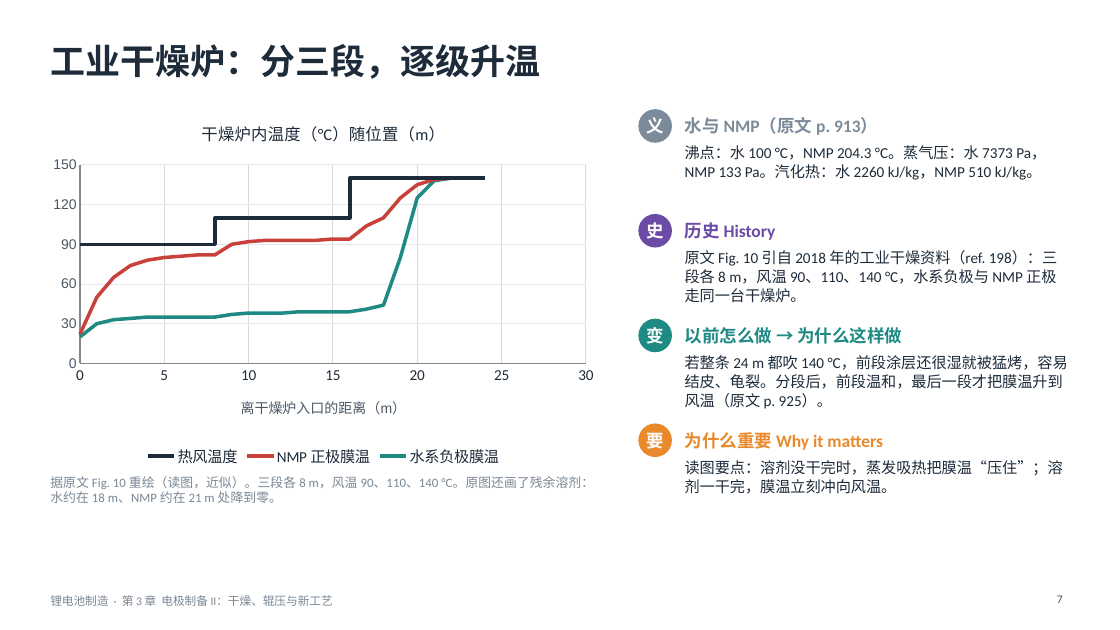
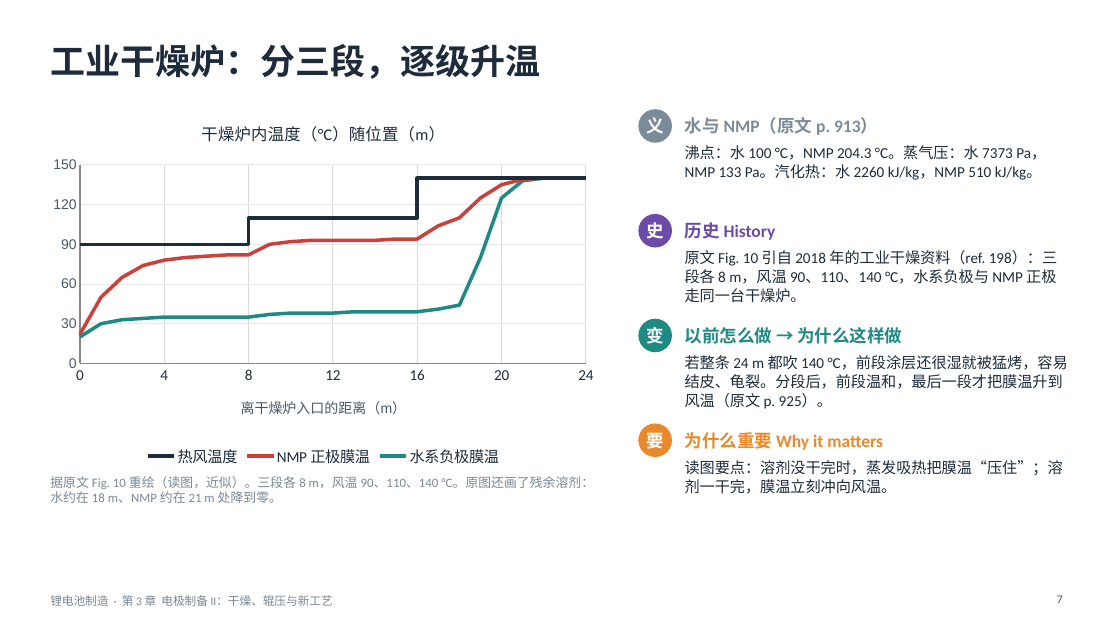
Before and after one commit to zhaoyuw44-lang/Trash, a slide deck: slide 7 of slides/decks/batmfg/batmfg_ch3.pptx. Drawn at 1120x630 pixels with LibreOffice and Linux fonts; fonts in the diff are those of the drawing. Boxes give left, top, right and bottom in pixels: in the first picture for what was removed or moved away, otherwise in the second. Text is boxed around its words. In the diff, an @@ line names an element or a change of style, - is before the commit and + after.

```diff
--- a/slides/decks/batmfg/batmfg_ch3.pptx
+++ b/slides/decks/batmfg/batmfg_ch3.pptx
@@ scatter lines chart at [42, 105, 605, 471] @@
@@ category axis changed @@
```
Also in this commit, not shown: 5 other slides changed, 9 other files.
